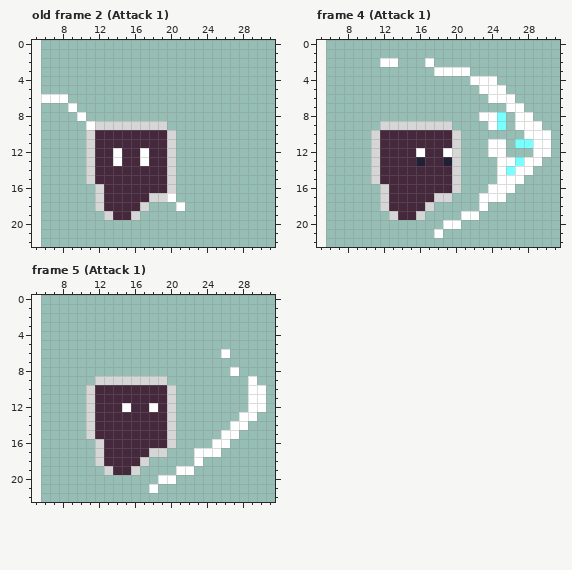
Two versions of one pixel-art file, Assets/Art/Youngin/Ase/I LIke These/Youngin_Attack1.aseprite. This is how it looked before the edit.
28x23 pixels, 6 frames. Shown: old frame 2 (Attack 1): x 5..31, y 0..22; frame 4 (Attack 1): x 5..31, y 0..22; frame 5 (Attack 1): x 5..31, y 0..22. The old version is drawn lined up with the new one, on the new canvas. The commit also changed other frames, which this record leaves out.
After:
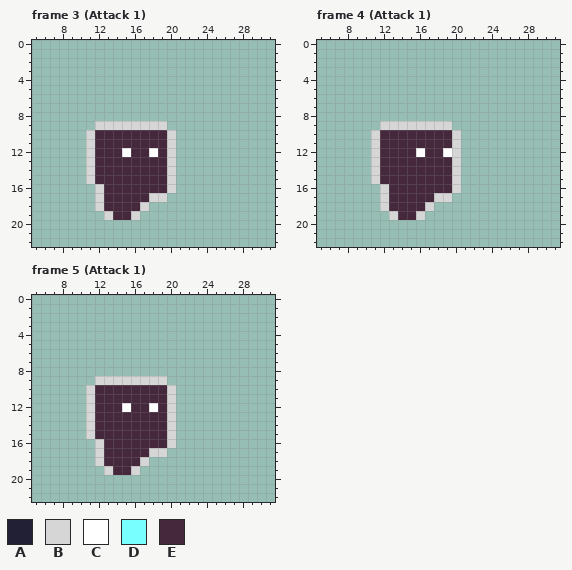
Palette (. is transparent): A #222034  B #d6d6d6  C #ffffff  D #78ffff  E #45283c
A new or re-ordered frame is compared with the old frame closest to it.
The author wrote: messing with attack animations this weekend
From old to new:
canvas 28x23 -> 38x23, the old top-left corner now at 6,0
frames re-ordered
Frame 3 (Attack 1) against old frame 2 (Attack 1):
Colour C replaces colour E in row 12 at x 15 and 18.
Colour E replaces colour C in rows 12 to 13 at x 14 and 17.
Colour C is gone in row 6 at x 6 to 8; in row 7 at x 9; in row 8 at x 10; in row 9 at x 11; in row 17 at x 20; in row 18 at x 21.
Frame 4 (Attack 1):
Colour E replaces colour A in row 13 at x 16 and 19.
Colour C is gone in row 2 at x 12 to 13 and 17; in row 3 at x 18 to 21; in row 4 at x 22 to 24; in row 5 at x 23 to 25; in row 6 at x 24 to 26; in row 7 at x 26 to 27.
Colour C is gone in row 8 at x 23 to 24 and 27 to 28; in row 9 at x 24 and 27 to 29; in row 10 at x 28 to 30; in rows 11 to 12 at x 24 to 25 and 29 to 30; in row 13 at x 25 to 26 and 28 to 29; in row 14 at x 25 and 27 to 28.
Colour C is gone in row 15 at x 25 to 27; in row 16 at x 24 to 26; in row 17 at x 23 to 25; in row 18 at x 23; in row 19 at x 21 to 22; in row 20 at x 19 to 20.
Colour C is gone in row 21 at x 18.
Colour D is gone in rows 8 to 9 at x 25; in row 11 at x 27 to 28; in row 13 at x 27; in row 14 at x 26.
Frame 5 (Attack 1):
Colour C is gone in row 6 at x 26; in row 8 at x 27; in row 9 at x 29; in rows 10 to 12 at x 29 to 30; in row 13 at x 28 to 29; in row 14 at x 27 to 28.
Colour C is gone in row 15 at x 26 to 27; in row 16 at x 25 to 26; in row 17 at x 23 to 25; in row 18 at x 23; in row 19 at x 21 to 22; in row 20 at x 19 to 20.
Colour C is gone in row 21 at x 18.
Where, in picture pixels (left, top, right, bottom), the same in both pictures:
changed: (41, 94, 185, 211)
erased: (380, 58, 398, 67)
changed: (416, 58, 551, 238)
erased: (149, 349, 266, 493)
